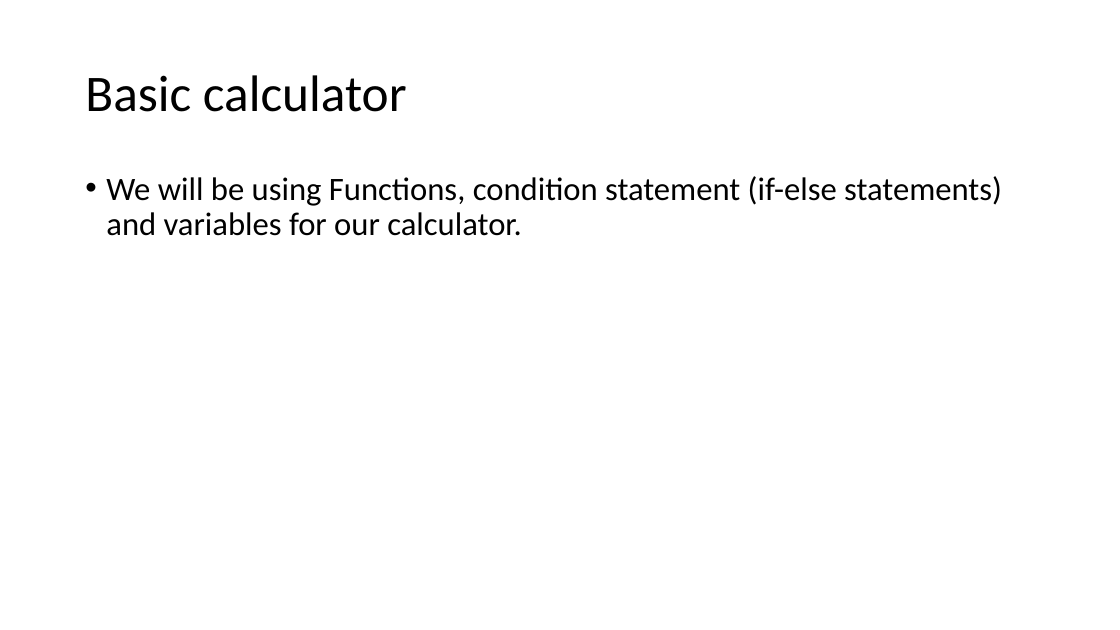
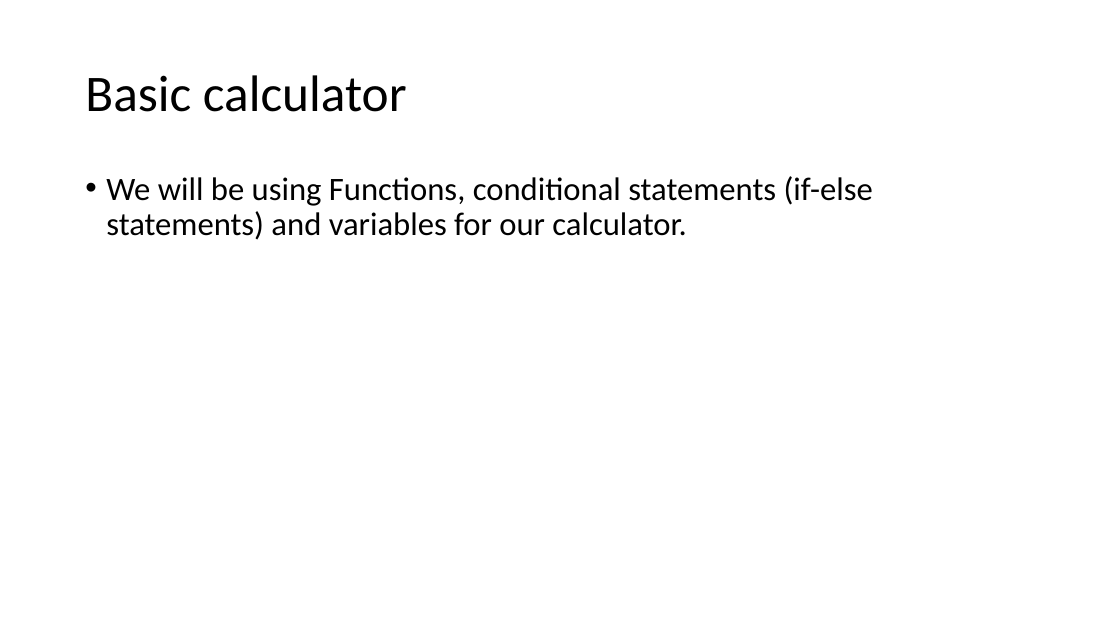
Before and after one commit to honching0316/SASE_WebApplication_Calculator, a slide deck: slide 14 of SASE_Technique_Workshop.pptx. Drawn at 1120x630 pixels with LibreOffice and Linux fonts; fonts in the diff are those of the drawing. Boxes give left, top, right and bottom in pixels: in the first picture for what was removed or moved away, otherwise in the second. Text is boxed around its words. In the diff, an @@ line names an element or a change of style, - is before the commit and + after.

```diff
--- a/SASE_Technique_Workshop.pptx
+++ b/SASE_Technique_Workshop.pptx
@@ text at box(106, 176, 873, 240): text changed @@
-• We will be using Functions, condition statement (if-else statements) and variables for our calculator.
+• We will be using Functions, conditional statements (if-else statements) and variables for our calculator.
```
Also in this commit, not shown: 11 other slides changed.
